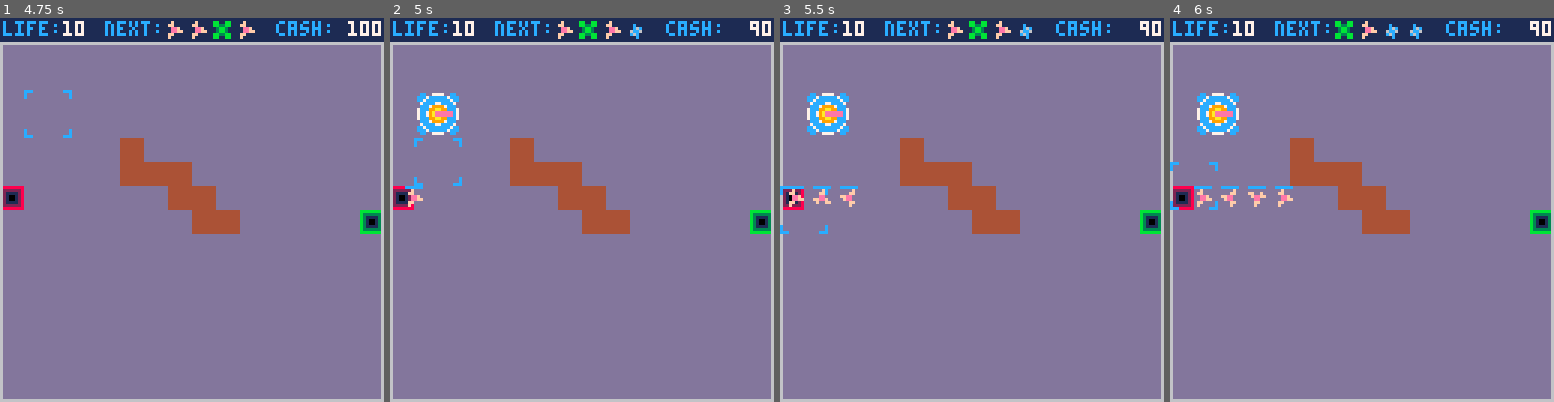
Above: before the commit, frames 1-4 (left to right).
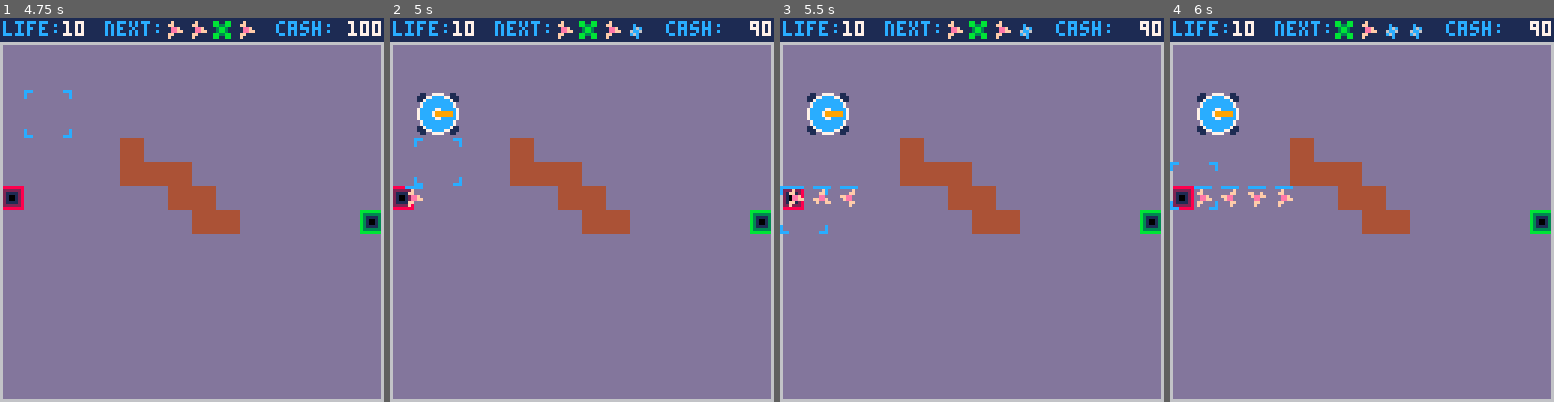
Above: after the commit, the same moments.

Repository: langchr86/pico-bubble-towers
Game: PICO-8 cartridge pico-proto.p8
Two runs of this game, one before a commit and one after it. Both use one fixed random seed, a clock stepped at 60 frames per second and the inputs below.
Inputs:
- Up to frame 1 (4.75 s): tap O (Z key) at 0.33, 0.7, 1.43, 2.22, 3.1, 3.98 s; tap X (X key) at 1.07, 2.07, 2.4, 2.73, 3.07, 3.4, 3.73, 4.07, 4.4, 4.73 s; hold Left 1.97-2.37 s; hold Down 2.42-2.82 s; hold Right 2.87-3.53 s; hold Up 3.58-4.08 s; hold Right 4.13-4.53 s; hold Down from 4.58 s (still down)
- Up to frame 2 (5 s): keep holding Down; tap O (Z key) at 4.87 s
- Up to frame 3 (5.5 s): tap X (X key) at 5.07, 5.4 s; release Down at 5.08 s; hold Left from 5.13 s (still down)
- Up to frame 4 (6 s): tap X (X key) at 5.73 s; tap O (Z key) at 5.75 s; release Left at 5.8 s; hold Up from 5.85 s (still down)

Frame 1 is identical in both runs. In frame 2, 0.5% of the frame differs, in the area x 7-18%, y 19-31%; in frame 3, 0.5%; in frame 4, 0.5%.

Commit message:
add more tower models and improve canon

Diff:
--- a/src/tower.lua
+++ b/src/tower.lua
@@ -30,7 +30,7 @@
 ---@return Tower
 function Tower:New(pos)
   local o = {
-    sprite = 64,
+    sprite = 34,
     pos = pos:Clone(),
     logical_pos = pos + Point:New(4, 4),
     type = TT.BASE,
@@ -185,13 +185,13 @@
 
   if self.is_area_damage then
     self.area_animation:Animate(center)
-  else
+  elseif not self.modifiers.tower_mods and not self.modifiers.enemy_mods then
     if self.best_enemy then
       self.canon_angle = self.logical_pos:Angle(self.best_enemy.pos)
     end
 
     local pos = self.logical_pos + Point:New(3, 3)
-    DrawDoubleLine(pos, pos:Trajectory(self.canon_angle, 4), 14)
+    DrawDoubleLine(pos, pos:Trajectory(self.canon_angle, 4), 9)
   end
 end
 
--- a/src/tower_type.lua
+++ b/src/tower_type.lua
@@ -91,7 +91,7 @@
 UPGRADE_TABLE = {
   [TT.BASE] = {
     [TT.NORMAL_SNIPER_L1] = {
-      sprite = 66,
+      sprite = 64,
       psprite = 114,
       cost = 18,
       damage = 15,
@@ -105,13 +105,13 @@
       range = 24,
     },
     [TT.AREA_SNIPER_L1] = {
-      sprite = 68,
+      sprite = 74,
       psprite = 100,
       cost = 35,
       range = 13.3,
     },
     [TT.BOOST_DAMAGE_L1] = {
-      sprite = 72,
+      sprite = 106,
       psprite = 99,
       cost = 40,
       damage_factor = 1.25,
@@ -125,12 +125,14 @@
       range = 21.3,
     },
     [TT.NORMAL_FAST_L2] = {
+      sprite = 68,
       psprite = 115,
       cost = 40,
       damage = 20,
       reload = 6.6,
     },
     [TT.NORMAL_SPLASH_L2] = {
+      sprite = 66,
       psprite = 117,
       cost = 50,
       damage = 35,
@@ -196,6 +198,7 @@
       range = 26.6,
     },
     [TT.GHOST_SPLASH_L2] = {
+      sprite = 72,
       psprite = 117,
       cost = 50,
       damage = 50,
@@ -250,7 +253,7 @@
       slow_down_factor = 0.8,
     },
     [TT.AREA_WEAK_L2] = {
-      sprite = 74,
+      sprite = 78,
       psprite = 101,
       cost = 80,
       range = 14,
@@ -312,12 +315,14 @@
       damage_factor = 1.3,
     },
     [TT.BOOST_FAST_L2] = {
+      sprite = 110,
       psprite = 115,
       cost = 60,
       damage_factor = 0,
       reload_factor = 0.8,
     },
     [TT.BOOST_RANGE_L2] = {
+      sprite = 108,
       psprite = 114,
       cost = 40,
       damage_factor = 0,
Not shown, changed: 48 lines of the sprite sheet (__gfx__) section of pico-proto.p8
